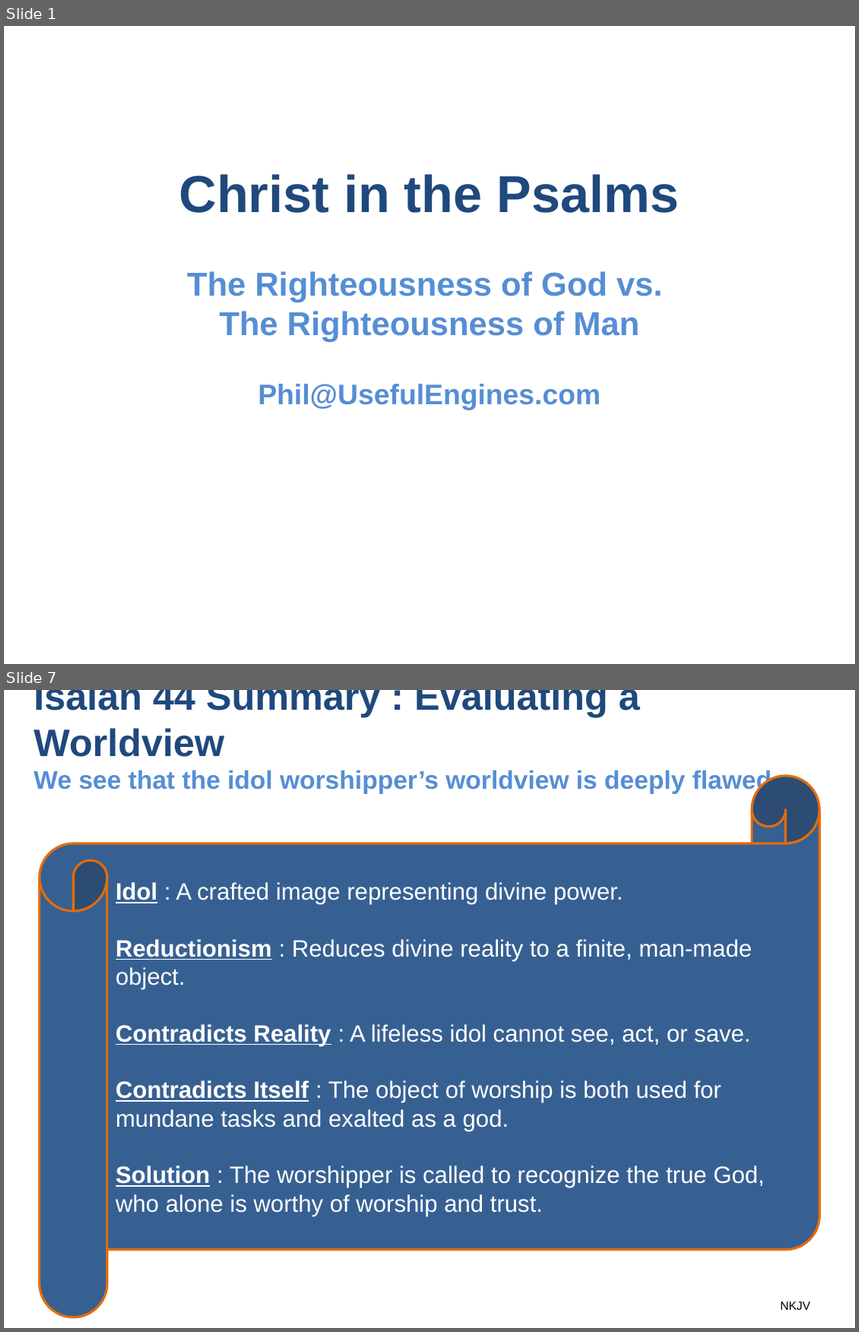
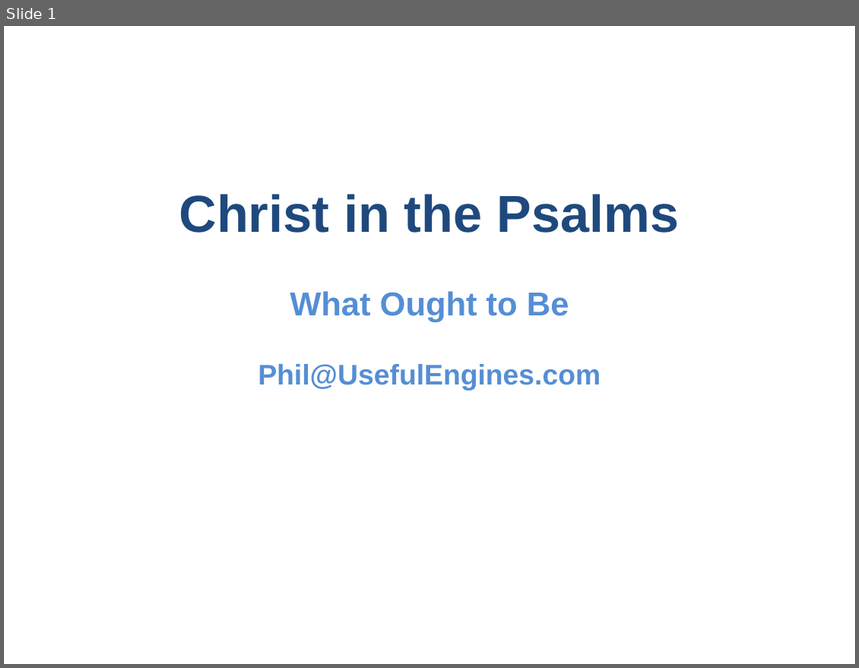
Before and after one commit to UsefulEngines/EvangelismPublic, a slide deck: 2024-Q4/2024-11-24/2024-11-24-Psalms.pptx. Shown one above the other, each under a label of ours: slides 1 and 7 before the commit, slide 1 after it; the slides between them are not shown. The pictures are 859x1332 and 859x668 pixels, drawn with LibreOffice and Linux fonts; fonts in the diff are those of the drawing. Boxes give left, top, right and bottom in pixels: in the first picture for what was removed or moved away, otherwise in the second. Text is boxed around its words. In the diff, an @@ line names an element or a change of style, - is before the commit and + after.

```diff
--- a/2024-Q4/2024-11-24/2024-11-24-Psalms.pptx
+++ b/2024-Q4/2024-11-24/2024-11-24-Psalms.pptx
@@ slide 7 removed at (4, 690, 855, 1328), background #FFFFFF @@
@@ title removed at (34, 690, 772, 793) @@
-Isaiah 44 Summary : Evaluating a Worldview
-We see that the idol worshipper’s worldview is deeply flawed
@@ horizontal scroll removed at (40, 776, 820, 1319) @@
-Idol : A crafted image representing divine power.
-Reductionism : Reduces divine reality to a finite, man-made object.
-Contradicts Reality : A lifeless idol cannot see, act, or save.
-Contradicts Itself : The object of worship is both used for mundane tasks and exalted as a god.
-Solution : The worshipper is called to recognize the true God, who alone is worthy of worship and trust.
@@ text removed at (781, 1302, 811, 1310) @@
-NKJV
@@ slide 1 changed as well @@
@@ text at (290, 291, 569, 322): text changed @@
-The Righteousness of God vs.
-The Righteousness of Man
+What Ought to Be
```
Also in this commit, not shown: 5 other slides changed, 2 slides added, 21 other slides removed.
